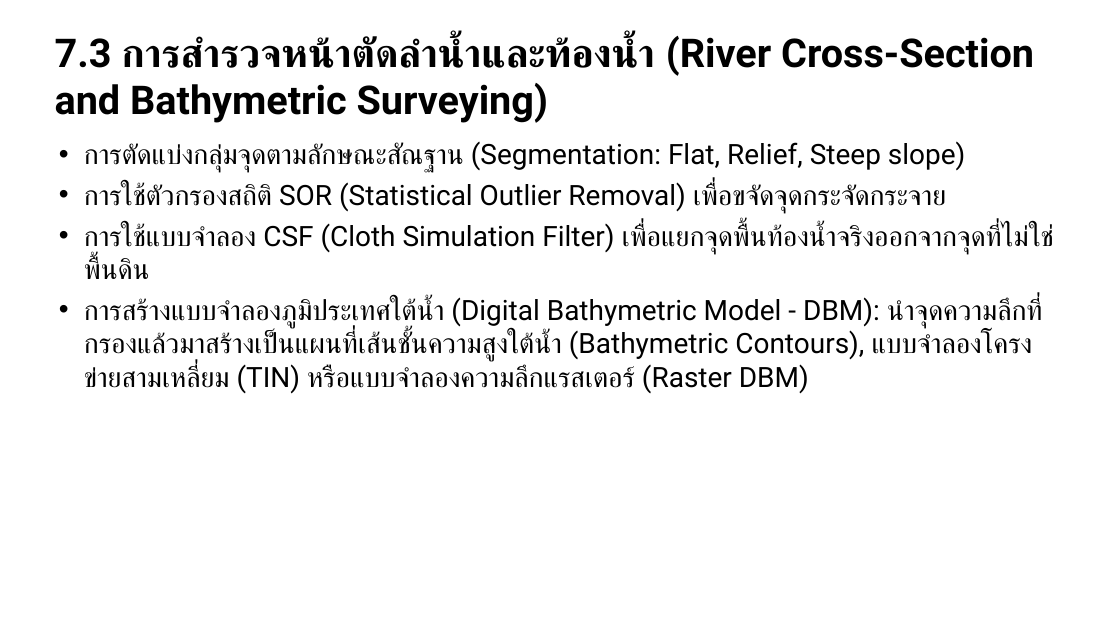
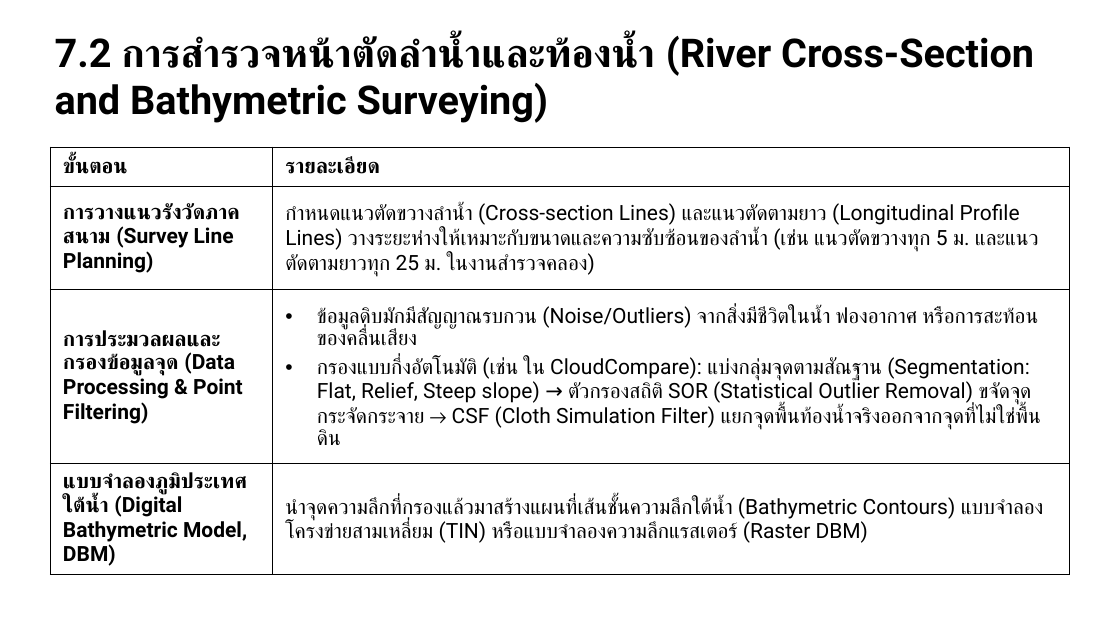
Before and after one commit to soravisAmn/Presentation, a slide deck: slide 47 of Surveying Technologies/draft#3/draft3.pptx (slide 37 before the commit). Drawn at 1120x630 pixels with LibreOffice and Linux fonts; fonts in the diff are those of the drawing. Boxes give left, top, right and bottom in pixels: in the first picture for what was removed or moved away, otherwise in the second. Text is boxed around its words. In the diff, an @@ line names an element or a change of style, - is before the commit and + after.

```diff
--- a/Surveying Technologies/draft#3/draft3.pptx
+++ b/Surveying Technologies/draft#3/draft3.pptx
@@ text at [55, 36, 1034, 123]: text changed @@
-7.3 การสำรวจหน้าตัดลำน้ำและท้องน้ำ (River Cross-Section and Bathymetric Surveying)
+7.2 การสำรวจหน้าตัดลำน้ำและท้องน้ำ (River Cross-Section and Bathymetric Surveying)
@@ table added at [50, 147, 1070, 570], 4 rows, 2 columns @@
+ขั้นตอน | รายละเอียด
+การวางแนวรังวัดภาคสนาม (Survey Line Planning) | กำหนดแนวตัดขวางลำน้ำ (Cross-section Lines) และแนวตัดตามยาว (Longitudinal Profile Lines) วางระยะห่างให้เหมาะกับขนาดและความซับซ้อนของลำน้ำ (เช่น แนวตัดขวางทุก 5 ม. และแนวตัดตามยาวทุก 25 ม. ในงานสำรวจคลอง)
+การประมวลผลและกรองข้อมูลจุด (Data Processing & Point Filtering) | ข้อมูลดิบมักมีสัญญาณรบกวน (Noise/Outliers) จากสิ่งมีชีวิตในน้ำ ฟองอากาศ หรือการสะท้อนของคลื่นเสียง / กรองแบบกึ่งอัตโนมัติ (เช่น ใน CloudCompare): แบ่งกลุ่มจุดตามสัณฐาน (Segmentation: Flat, Relief, Steep slope) → ตัวกรองสถิติ SOR (Statistical Outlier Removal) ขจัดจุดกระจัดกระจาย → CSF (Cloth Simulation Filter) แยกจุดพื้นท้องน้ำจริงออกจากจุดที่ไม่ใช่พื้นดิน
+แบบจำลองภูมิประเทศใต้น้ำ (Digital Bathymetric Model, DBM) | นำจุดความลึกที่กรองแล้วมาสร้างแผนที่เส้นชั้นความลึกใต้น้ำ (Bathymetric Contours) แบบจำลองโครงข่ายสามเหลี่ยม (TIN) หรือแบบจำลองความลึกแรสเตอร์ (Raster DBM)
@@ text removed at [84, 141, 1055, 394] @@
-• การตัดแบ่งกลุ่มจุดตามลักษณะสัณฐาน (Segmentation: Flat, Relief, Steep slope)
-• การใช้ตัวกรองสถิติ SOR (Statistical Outlier Removal) เพื่อขจัดจุดกระจัดกระจาย
-• การใช้แบบจำลอง CSF (Cloth Simulation Filter) เพื่อแยกจุดพื้นท้องน้ำจริงออกจากจุดที่ไม่ใช่พื้นดิน
-• การสร้างแบบจำลองภูมิประเทศใต้น้ำ (Digital Bathymetric Model - DBM): นำจุดความลึกที่กรองแล้วมาสร้างเป็นแผนที่เส้นชั้นความสูงใต้น้ำ (Bathymetric Contours), แบบจำลองโครงข่ายสามเหลี่ยม (TIN) หรือแบบจำลองความลึกแรสเตอร์ (Raster DBM)
```
Also in this commit, not shown: 49 other slides changed, 14 slides added, 23 slides removed, 16 other files.
